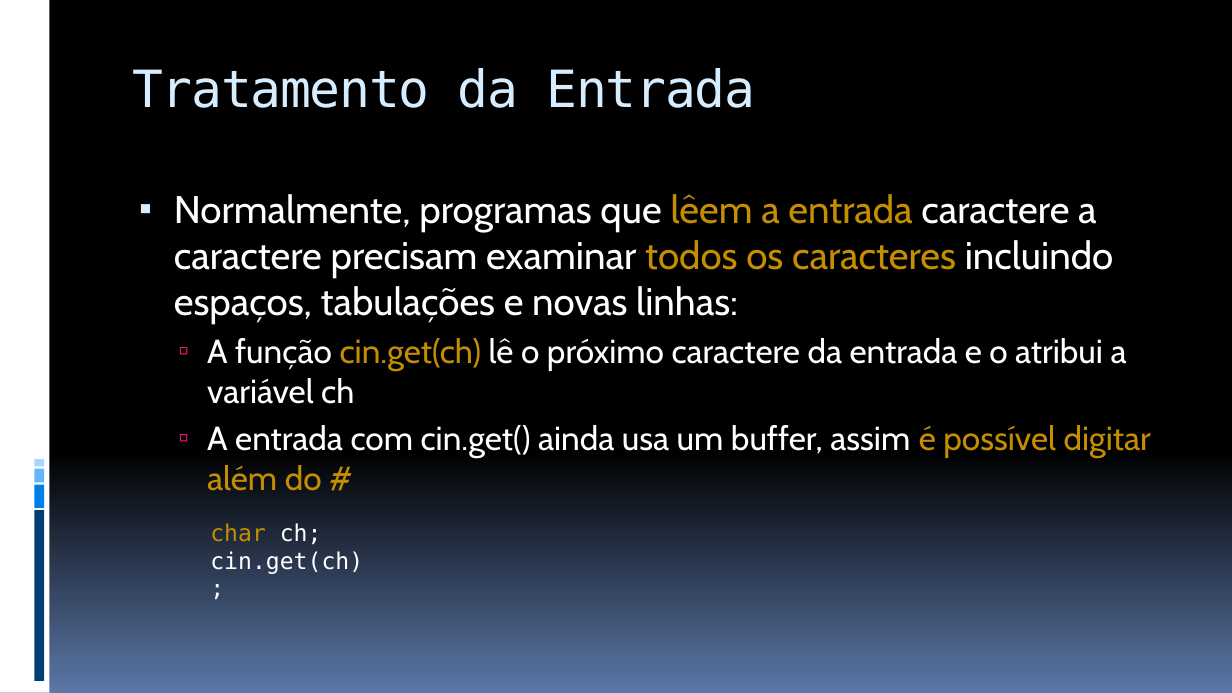
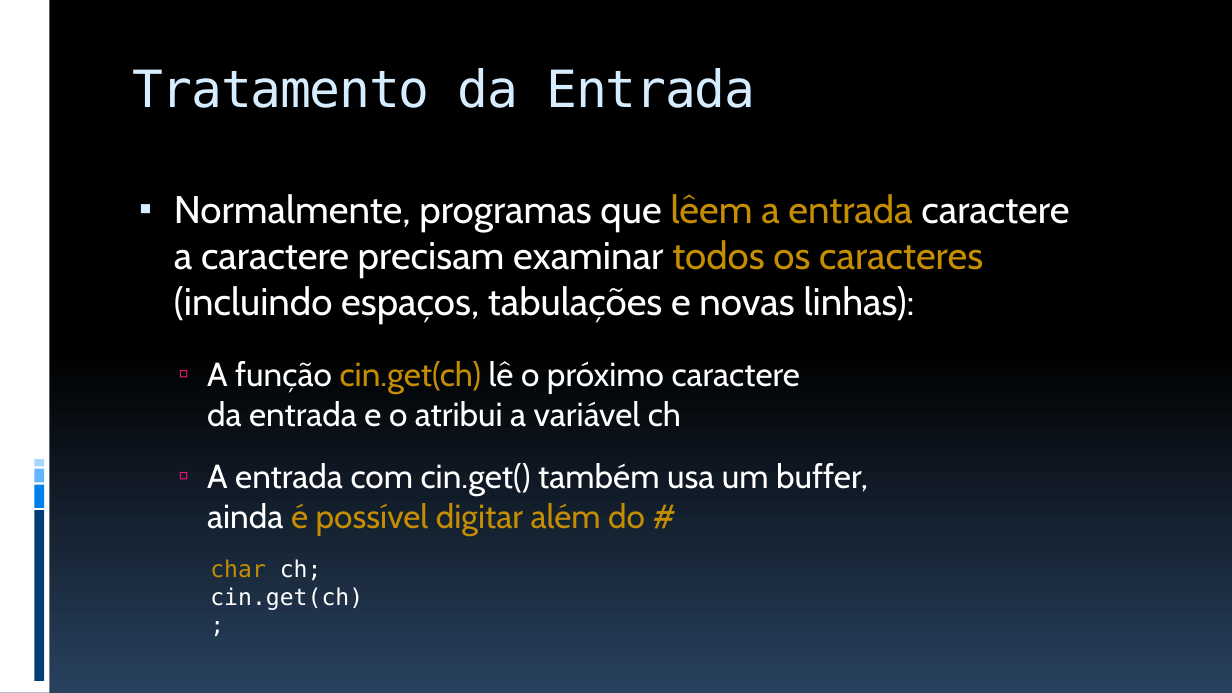
Before and after one commit to JudsonSS/ProgComp, a slide deck: slide 6 of Slides/19. Aplicações dos Laços de Repetição.pptx. Drawn at 1232x693 pixels with LibreOffice and Linux fonts; fonts in the diff are those of the drawing. Boxes give left, top, right and bottom in pixels: in the first picture for what was removed or moved away, otherwise in the second. Text is boxed around its words. In the diff, an @@ line names an element or a change of style, - is before the commit and + after.

```diff
--- a/Slides/19. Aplicações dos Laços de Repetição.pptx
+++ b/Slides/19. Aplicações dos Laços de Repetição.pptx
@@ background gradient #000000 to #5B77A8 to gradient #000000 to #28415E @@
@@ text at (174,194,1069,325): text changed @@
-▪ Normalmente, programas que lêem a entrada caractere a caractere precisam examinar todos os caracteres incluindo espaços, tabulações e novas linhas:
+▪ Normalmente, programas que lêem a entrada caractere
+  a caractere precisam examinar todos os caracteres
+  (incluindo espaços, tabulações e novas linhas):
@@ text at (207,361,800,427): more space between paragraphs @@
@@ text at (207,463,868,536): text changed @@
-  ▫ A entrada com cin.get() ainda usa um buffer, assim é possível digitar além do #
+  ▫ A entrada com cin.get() também usa um buffer,
+    ainda é possível digitar além do #
@@ text "char ch;": place and size @@
-text "char ch;" at (210,523,363,574)
+text "char ch;" at (210,559,363,610)
```
Also in this commit, not shown: 23 other slides changed, 1 slide added, 7 other files.
